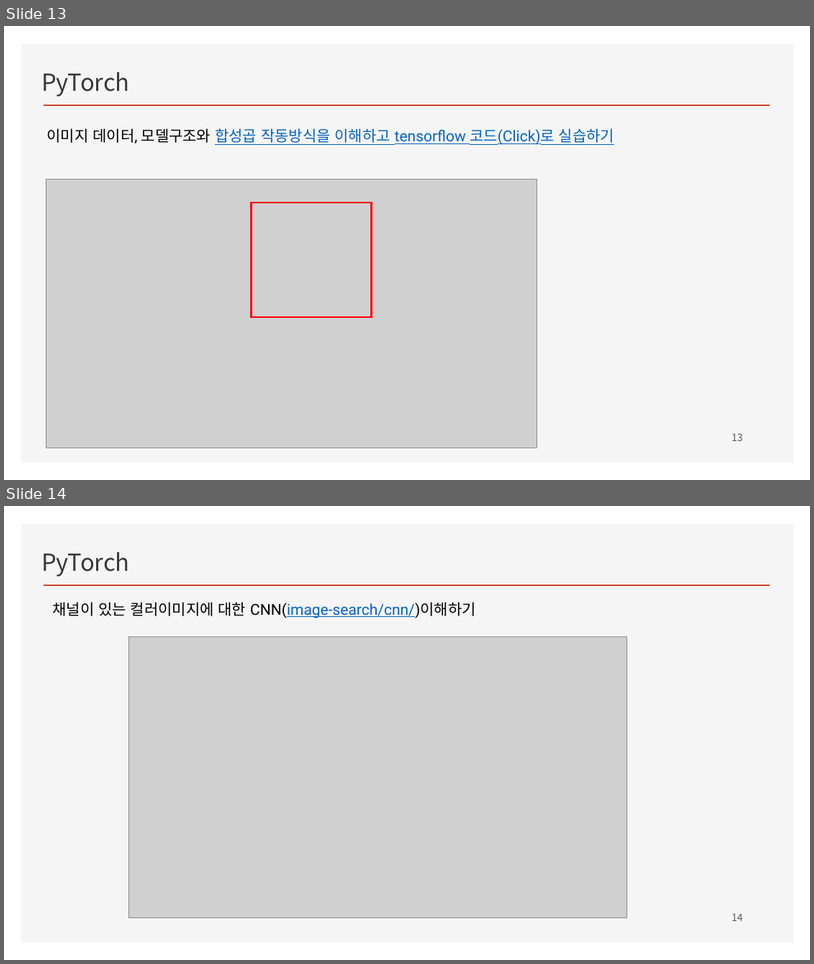
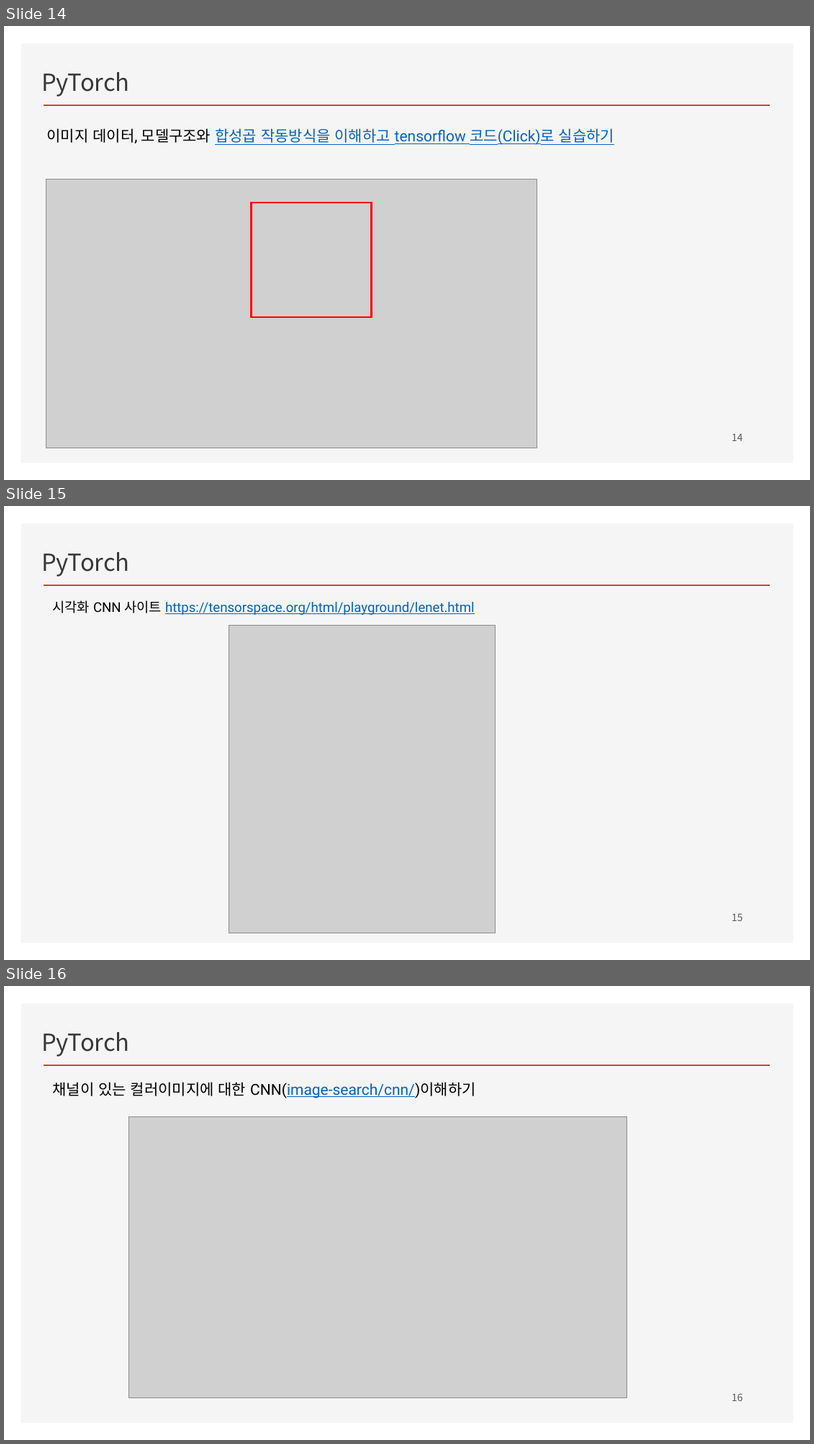
Before and after one commit to ancestor9/2026_Fall_Deep-Learning-with-Python, a slide deck: CNN/CNN.pptx. Shown one above the other, each under a label of ours: slides 13 and 14 before the commit, slides 14, 15 and 16 after it. The pictures are 814x964 and 814x1444 pixels, drawn with LibreOffice and Linux fonts; fonts in the diff are those of the drawing; grey boxes stand for pictures; background and template pictures are left out. Boxes give left, top, right and bottom in pixels: in the first picture for what was removed or moved away, otherwise in the second. Text is boxed around its words. In the diff, an @@ line names an element or a change of style, - is before the commit and + after.

```diff
--- a/CNN/CNN.pptx
+++ b/CNN/CNN.pptx
@@ slide 15 added at [4,506,810,960], background #FFFFFF; not listed: 2 template elements that a slide beside it also shows @@
@@ text added at [41,552,130,577], 28 pt, text #3B3838 @@
+PyTorch
@@ text added at [52,600,475,615], 16 pt, text #0563C1, underline @@
+시각화 CNN 사이트 https://tensorspace.org/html/playground/lenet.html
@@ picture added at [229,626,495,932] @@
@@ page number added at [732,914,743,921], 12 pt, text #595959 @@
+15
@@ what was slide 13 is now slide 14 @@
@@ page number at [732,434,743,441]: text changed @@
-13
+14
@@ what was slide 14 is now slide 16 @@
@@ page number at [732,1393,743,1401]: text changed @@
-14
+16
```
Also in this commit, not shown: 1 slide changed, 1 other slide added.
